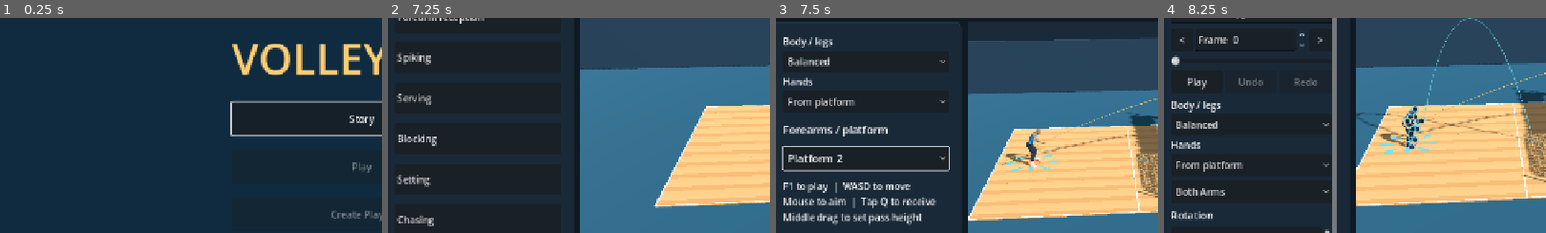
Above: before the commit, frames 1-4 (left to right).
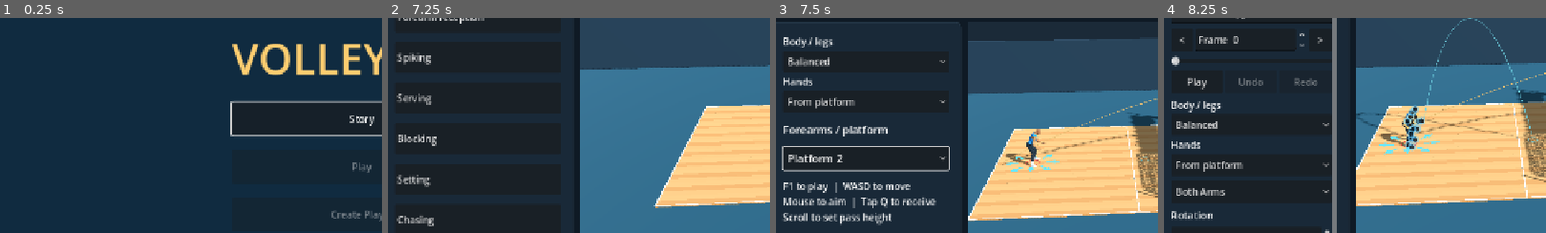
Above: after the commit, the same moments.

Repository: foreandr/volleyball
Game: Godot game, scene res://scenes/main.tscn
The game is run twice, just before and just after one commit, with the same random seed, the same clock (stepped at 60 frames per second) and the same inputs.
Inputs:
- Up to frame 1 (0.25 s): no input
- Up to frame 2 (7.25 s): click "Story" at 0.5 s; click "Back" at 1.25 s; click "Story" at 2 s; click "New" at 2.75 s; click "Back" at 3.5 s; click "New" at 4.25 s; click "Save" at 5 s; click "Back" at 5.75 s; click "Continue" at 6.5 s
- Up to frame 3 (7.5 s): click "Forearm reception" at 7.25 s
- Up to frame 4 (8.25 s): click "Edit" at 8 s
The pictures show only the part of the screen within x 3-53%, y 19-69%; the shares and areas given below are measured in that part.

Frames 1-2 are identical in both runs. In frame 3, 1.0% of the frame differs, in the area x 2-39%, y 90-97%; in frame 4, nothing differs.

Commit message:
Control and preview pass trajectory with the mouse wheel

Diff:
--- a/scripts/animation_ball_preview.gd
+++ b/scripts/animation_ball_preview.gd
@@ -27,6 +27,9 @@
 var rotations := {}
 var guide: MeshInstance3D
 var spread_cone: MeshInstance3D
+var practice_aim_arc: MeshInstance3D
+var last_aim_origin := Vector3.INF
+var last_aim_velocity := Vector3.INF
 var source_ball: MeshInstance3D
 var source_ground: MeshInstance3D
 var feed_valid := true
@@ -80,6 +83,18 @@
 	guide.hide()
 	spread_cone = preload("res://scripts/reception_spread_cone.gd").new()
 	add_child(spread_cone)
+	practice_aim_arc = MeshInstance3D.new()
+	practice_aim_arc.name = "ProjectedPassArc"
+	practice_aim_arc.top_level = true
+	practice_aim_arc.cast_shadow = GeometryInstance3D.SHADOW_CASTING_SETTING_OFF
+	add_child(practice_aim_arc)
+	practice_aim_arc.global_transform = Transform3D.IDENTITY
+	practice_aim_arc.mesh = ImmediateMesh.new()
+	var aim_material := StandardMaterial3D.new()
+	aim_material.shading_mode = BaseMaterial3D.SHADING_MODE_UNSHADED
+	aim_material.albedo_color = Color("8df3ff")
+	practice_aim_arc.material_override = aim_material
+	practice_aim_arc.hide()
 	source_ball = MeshInstance3D.new()
 	source_ball.name = "IncomingBall"
 	source_ball.mesh = ball.mesh
@@ -156,6 +171,7 @@
 	if is_instance_valid(source_ground): source_ground.hide()
 	if is_instance_valid(guide): guide.hide()
 	if is_instance_valid(spread_cone): spread_cone.hide()
+	if is_instance_valid(practice_aim_arc): practice_aim_arc.hide()
 	if is_instance_valid(audio): audio.stop()
 	if is_instance_valid(net_audio): net_audio.stop()
 
@@ -347,6 +363,27 @@
 	var origin: Vector3 = recovery.point if has_touch else practice_platform_center()
 	var spread: float = recovery.spread if has_touch else practice_spread(practice_timing_error(receive_elapsed))
 	spread_cone.show_spread(origin,destination,spread)
+
+func update_practice_aim(show_aim: bool) -> void:
+	var target: Dictionary = actor.get_meta("pass_target",{})
+	practice_aim_arc.visible = show_aim and target.has("position")
+	if not practice_aim_arc.visible: return
+	var origin := practice_platform_center()
+	var angle := float(clip.get_meta("desired_output_angle",45.0))
+	var velocity := Flight.target_velocity(origin,target,angle)
+	if origin.distance_squared_to(last_aim_origin)<0.0004 and velocity.distance_squared_to(last_aim_velocity)<0.0004:
+		return
+	last_aim_origin = origin
+	last_aim_velocity = velocity
+	var duration := Flight.landing_time(origin,velocity)
+	var path: ImmediateMesh = practice_aim_arc.mesh
+	path.clear_surfaces()
+	path.surface_begin(Mesh.PRIMITIVE_LINES)
+	for index in range(34):
+		for fraction in [0.0,0.58]:
+			var time: float = (index+fraction)*duration/34.0
+			path.surface_add_vertex(origin+velocity*time+Vector3.DOWN*0.5*Flight.GRAVITY*time*time)
+	path.surface_end()
 
 func practice_pass_velocity(touch: Vector3, timing_error: float) -> Vector3:
 	var target: Dictionary = actor.get_meta("pass_target",{})
--- a/scripts/reception_review.gd
+++ b/scripts/reception_review.gd
@@ -116,6 +116,7 @@
 		original_transform = page.preview_player.transform
 		original_control = page.player_controls.active
 		page.player_controls.set_active(false)
+		page.ball_preview.update_practice_aim(false)
 		prepare_review_clip()
 		active = true
 		load_case(0)
--- a/scripts/story_animations.gd
+++ b/scripts/story_animations.gd
@@ -182,7 +182,7 @@
 	animation_list.item_selected.connect(preview_animation)
 	content.add_child(animation_list)
 	if category == "Forearm reception":
-		drill_status = label("F1 to play  |  WASD to move\nMouse to aim  |  Tap Q to receive\nMiddle drag to set pass height",16)
+		drill_status = label("F1 to play  |  WASD to move\nMouse to aim  |  Tap Q to receive\nScroll to set pass height",16)
 		drill_status.autowrap_mode = TextServer.AUTOWRAP_WORD_SMART
 		content.add_child(drill_status)
 		distance_status = label("Distance 1  |  Short reach\nDistance 2  |  Lunge or high reach\nDistance 3  |  Dive planned",16)
@@ -330,10 +330,11 @@
 		var approach: float = ball_preview.practice_approach(preview_clock) if in_control and ball_preview.practice_grade == BallPreview.Grade.WAITING else -1.0
 		timing_meter.update_timing(in_control,approach,player_controls.receive_elapsed>0.0,ball_preview.practice_grade,delta)
 		ball_preview.update_practice_cone(timing_meter.visible,player_controls.receive_elapsed)
+		ball_preview.update_practice_aim(in_control)
 		update_distance_status(in_control)
 		if not in_control:
 			preview_player.animator.seek(0.0,true)
-			drill_status.text = "F1 to play  |  WASD to move\nMouse to aim  |  Tap Q to receive\nMiddle drag to set pass height"
+			drill_status.text = "F1 to play  |  WASD to move\nMouse to aim  |  Tap Q to receive\nScroll to set pass height"
 	else:
 		timing_meter.hide()
 		if not in_control: preview_player.animator.seek(ball_preview.animation_time(preview_clock),true)
@@ -397,10 +398,11 @@
 	angle_control.distance_field.set_value_no_signal(StorySession.pass_distance)
 	angle_control.distance_field.get_meta("slider").set_value_no_signal(StorySession.pass_distance)
 	ball_preview.update_guide()
-
-func adjust_pass_height(mouse_delta: float) -> void:
+	ball_preview.update_practice_aim(true)
+
+func adjust_pass_height(height_delta: float) -> void:
 	var minimum := maxf(0.5,ball_preview.practice_platform_center().y+0.05)
-	var height := clampf(StorySession.pass_apex-mouse_delta*0.018,minimum,20.0)
+	var height := clampf(StorySession.pass_apex+height_delta,minimum,20.0)
 	StorySession.pass_apex = height
 	StorySession.destination_fit = "height"
 	var target: Dictionary = preview_player.get_meta("pass_target",{})
@@ -410,6 +412,7 @@
 	angle_control.apex_field.set_value_no_signal(height)
 	angle_control.apex_field.get_meta("slider").set_value_no_signal(height)
 	drill_status.text = "Pass height  |  %.1f m" % height
+	ball_preview.update_practice_aim(true)
 
 func handle_preview_input(event: InputEvent) -> void:
 	if reception_review.active:
@@ -417,12 +420,19 @@
 		return
 	if player_controls!=null and player_controls.active:
 		if reception_drill_active():
-			if event is InputEventMouseButton and event.button_index == MOUSE_BUTTON_MIDDLE:
-				preview.accept_event()
-				return
+			if event is InputEventMouseButton:
+				if event.button_index in [MOUSE_BUTTON_WHEEL_UP,MOUSE_BUTTON_WHEEL_DOWN]:
+					if event.pressed:
+						var direction := 1.0 if event.button_index == MOUSE_BUTTON_WHEEL_UP else -1.0
+						adjust_pass_height(direction*0.25*maxf(0.1,event.factor))
+					preview.accept_event()
+					return
+				if event.button_index == MOUSE_BUTTON_MIDDLE:
+					preview.accept_event()
+					return
 			if event is InputEventMouseMotion:
 				if event.button_mask & MOUSE_BUTTON_MASK_MIDDLE:
-					adjust_pass_height(event.relative.y)
+					adjust_pass_height(-event.relative.y*0.018)
 				else:
 					aim_pass_at_mouse(event.position)
 				preview.accept_event()
